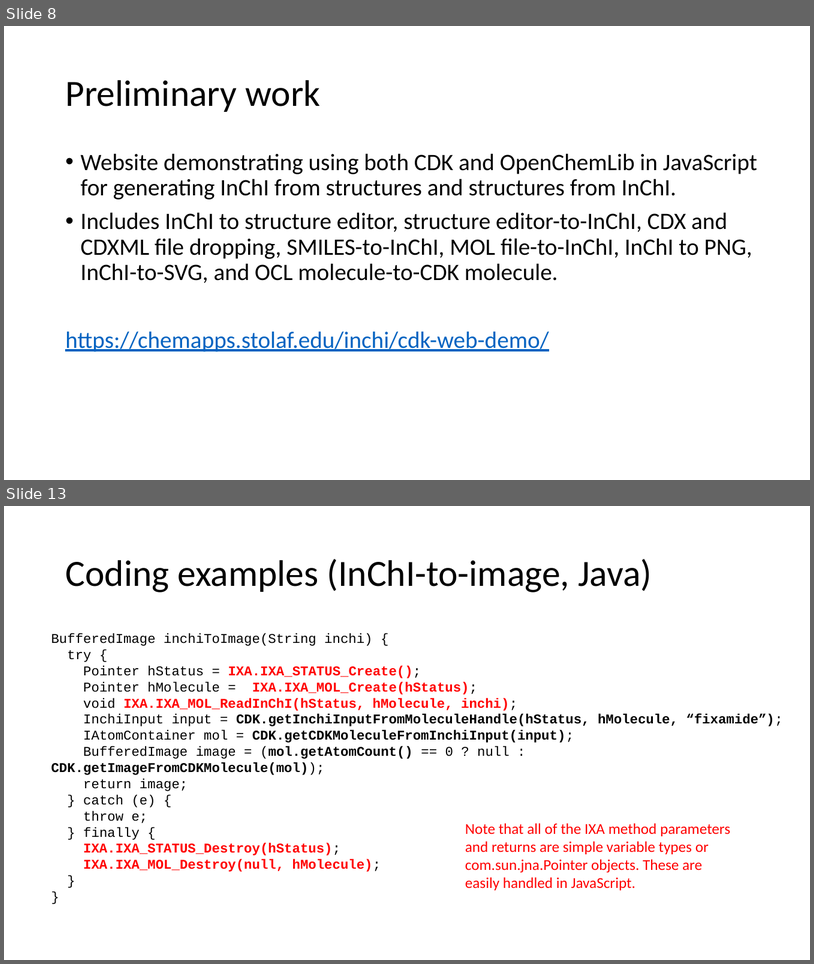
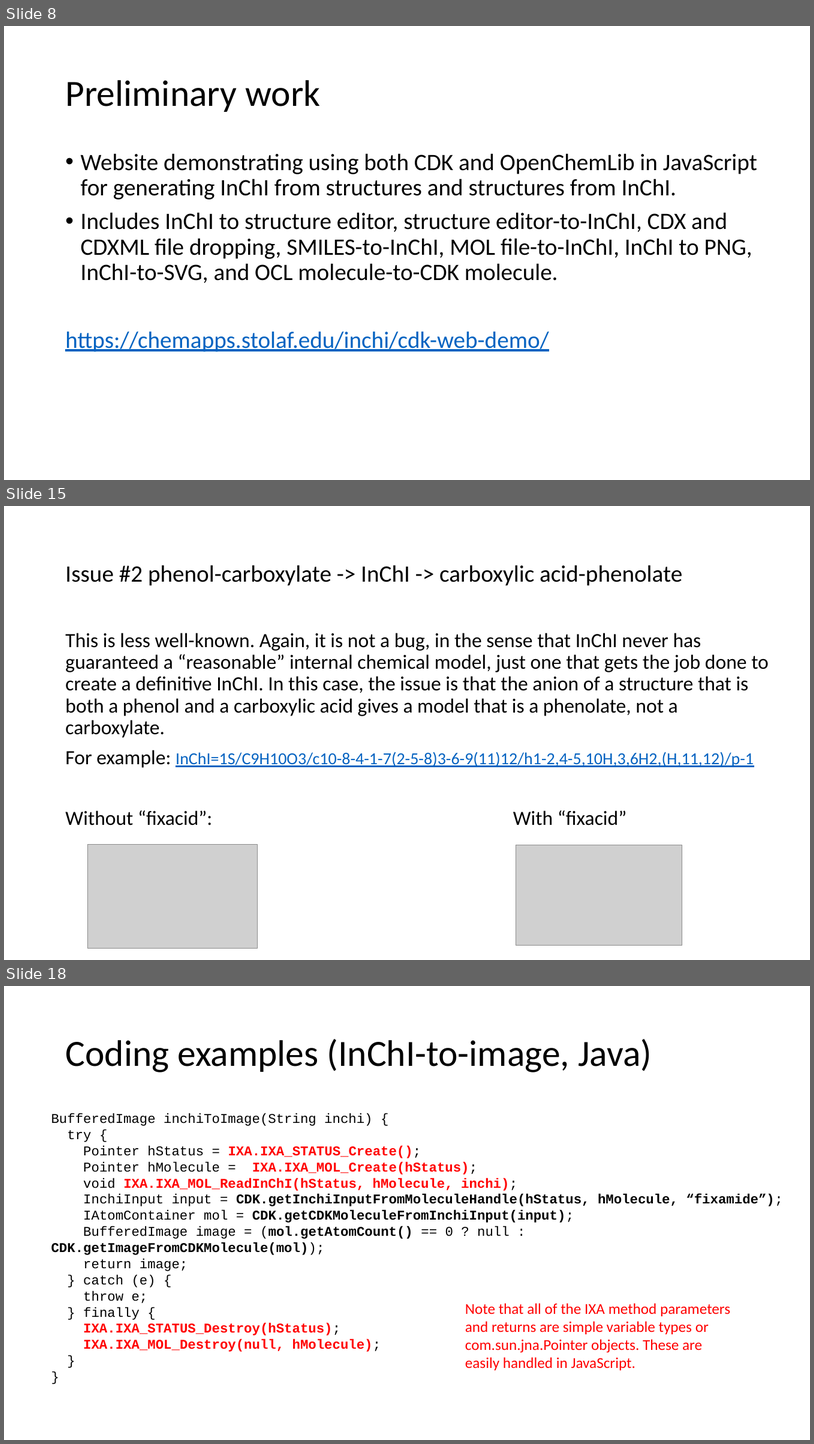
Before and after one commit to BobHanson/InChI-SwingJS, a slide deck: pdf/Java_JavaScript_Proposal.pptx. Shown one above the other, each under a label of ours: slides 8 and 13 before the commit, slides 8, 15 and 18 after it; the slides between them are not shown. The pictures are 814x964 and 814x1444 pixels, drawn with LibreOffice and Linux fonts; fonts in the diff are those of the drawing; grey boxes stand for pictures. Boxes give left, top, right and bottom in pixels: in the first picture for what was removed or moved away, otherwise in the second. Text is boxed around its words. In the diff, an @@ line names an element or a change of style, - is before the commit and + after.

```diff
--- a/pdf/Java_JavaScript_Proposal.pptx
+++ b/pdf/Java_JavaScript_Proposal.pptx
@@ slide 15 added at (x1=4, y1=506, x2=810, y2=960), background #FFFFFF @@
@@ title added at (x1=65, y1=565, x2=683, y2=586), 28 pt, text #000000 @@
+Issue #2 phenol-carboxylate -> InChI -> carboxylic acid-phenolate
@@ text added at (x1=65, y1=633, x2=769, y2=825), 24 pt, text #000000 @@
+This is less well-known. Again, it is not a bug, in the sense that InChI never has guaranteed a “reasonable” internal chemical model, just one that gets the job done to create a definitive InChI. In this case, the issue is that the anion of a structure that is both a phenol and a carboxylic acid gives a model that is a phenolate, not a carboxylate.
+For example: InChI=1S/C9H10O3/c10-8-4-1-7(2-5-8)3-6-9(11)12/h1-2,4-5,10H,3,6H2,(H,11,12)/p-1
+Without “fixacid”: With “fixacid”
@@ picture added at (x1=88, y1=844, x2=257, y2=948) @@
@@ picture added at (x1=516, y1=845, x2=682, y2=945) @@
@@ what was slide 13 is now slide 18 @@
```
Also in this commit, not shown: 7 slides changed, 7 other slides added, 3 slides removed, 1 other file.
